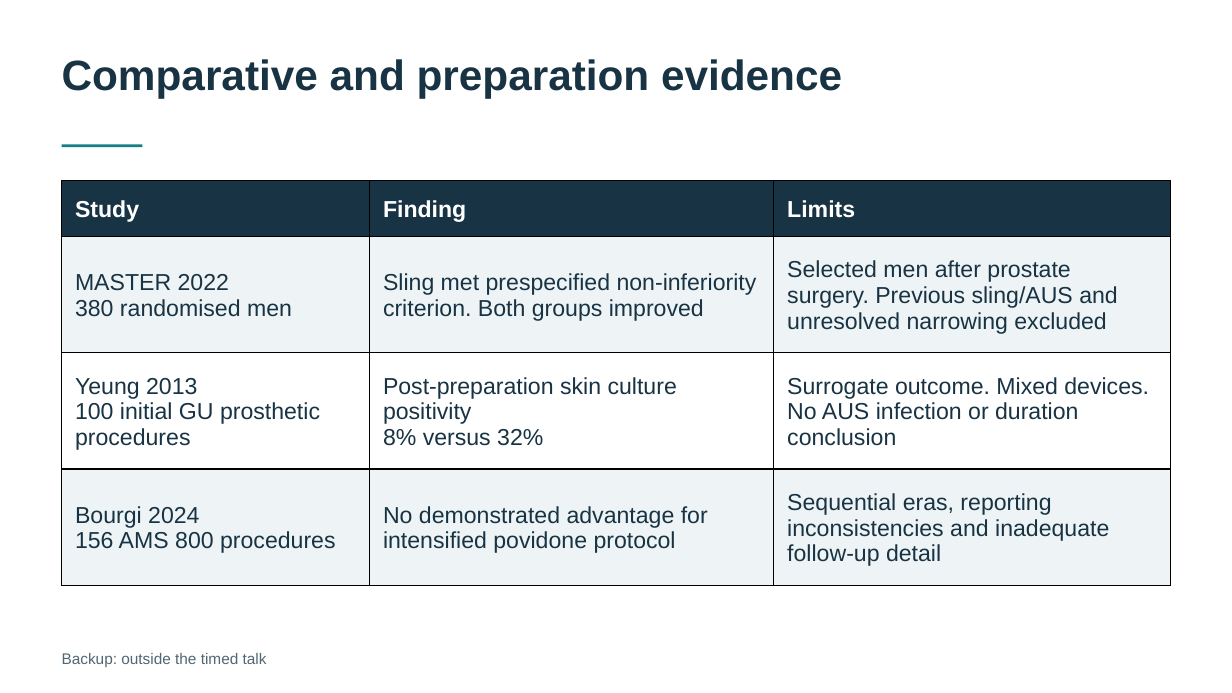
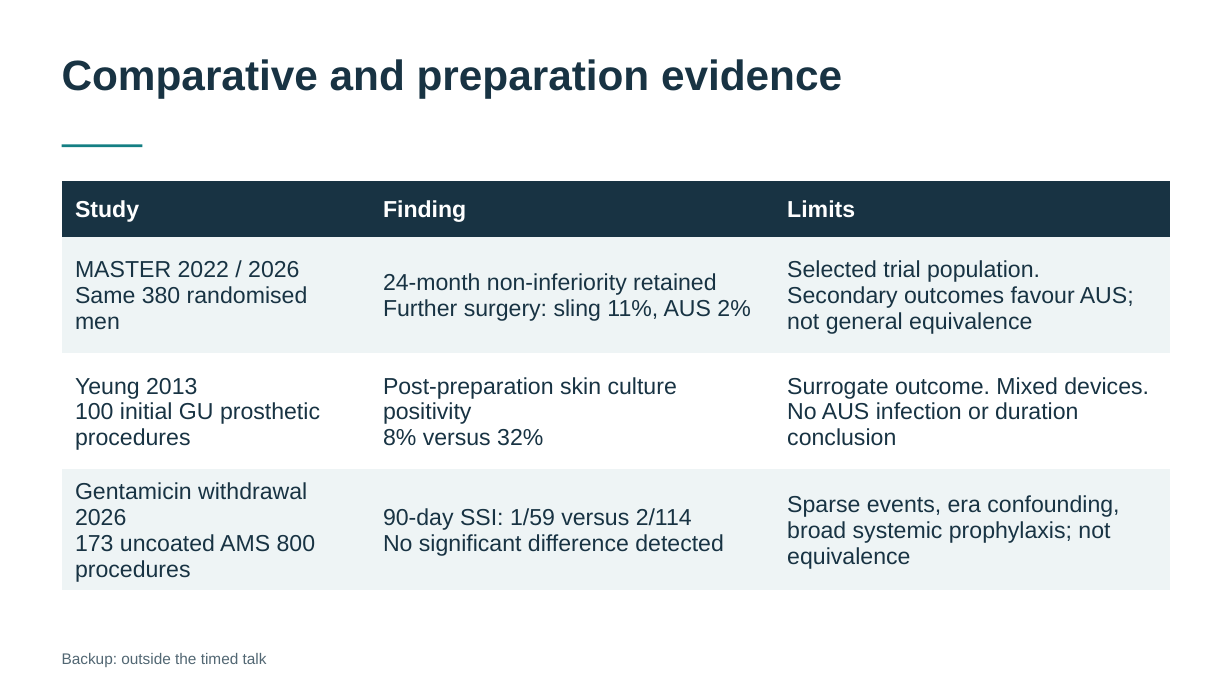
Before and after one commit to nityjr-ctrl/aus-presentation, a slide deck: slide 41 of presentation/AUS-teaching-deck.pptx. Drawn at 1232x693 pixels with LibreOffice and Linux fonts; fonts in the diff are those of the drawing. Boxes give left, top, right and bottom in pixels: in the first picture for what was removed or moved away, otherwise in the second. Text is boxed around its words. In the diff, an @@ line names an element or a change of style, - is before the commit and + after.

```diff
--- a/presentation/AUS-teaching-deck.pptx
+++ b/presentation/AUS-teaching-deck.pptx
@@ table at bbox=[62, 181, 1171, 586] @@
-row 2: MASTER 2022 / 380 randomised men | Sling met prespecified non-inferiority criterion. Both groups improved | Selected men after prostate surgery. Previous sling/AUS and unresolved narrowing excluded
+row 2: MASTER 2022 / 2026 / Same 380 randomised men | 24-month non-inferiority retained / Further surgery: sling 11%, AUS 2% | Selected trial population. Secondary outcomes favour AUS; not general equivalence
-row 4: Bourgi 2024 / 156 AMS 800 procedures | No demonstrated advantage for intensified povidone protocol | Sequential eras, reporting inconsistencies and inadequate follow-up detail
+row 4: Gentamicin withdrawal 2026 / 173 uncoated AMS 800 procedures | 90-day SSI: 1/59 versus 2/114 / No significant difference detected | Sparse events, era confounding, broad systemic prophylaxis; not equivalence
```
Also in this commit, not shown: 27 other slides changed, 3 slides added, 12 other files.
